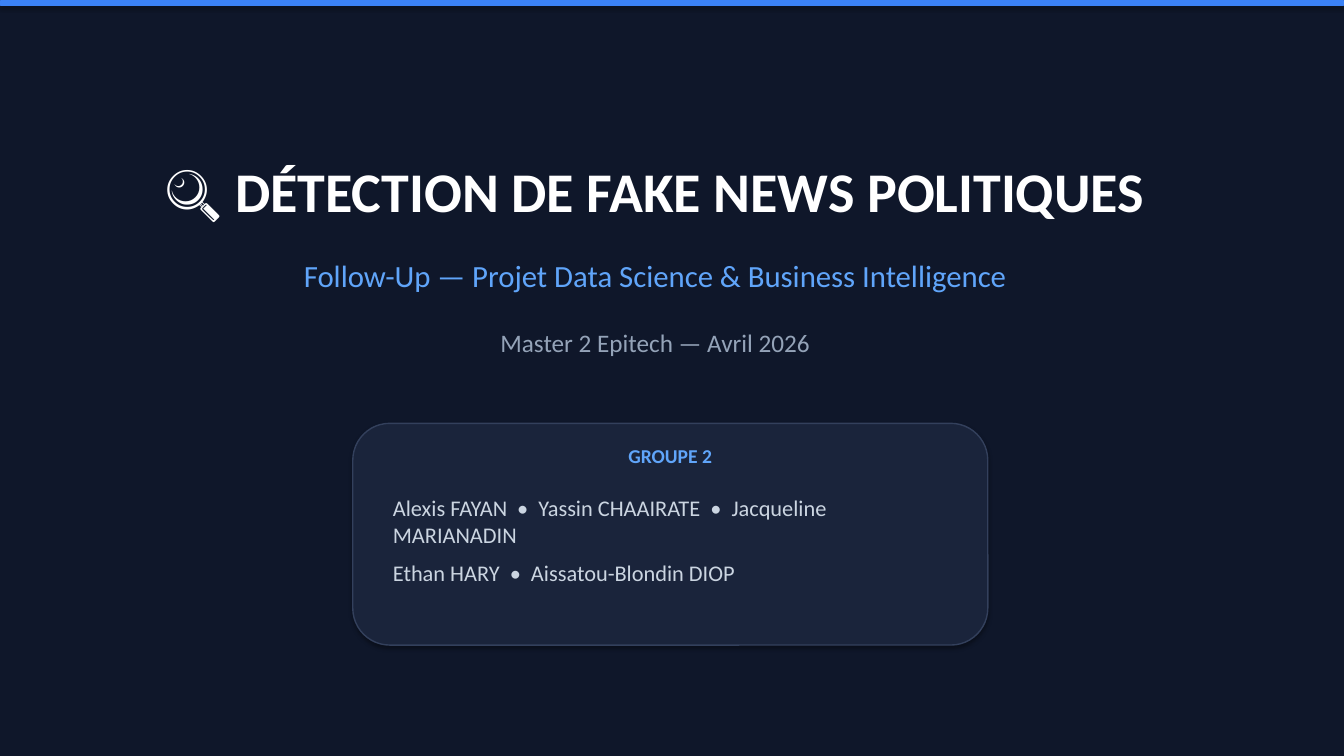
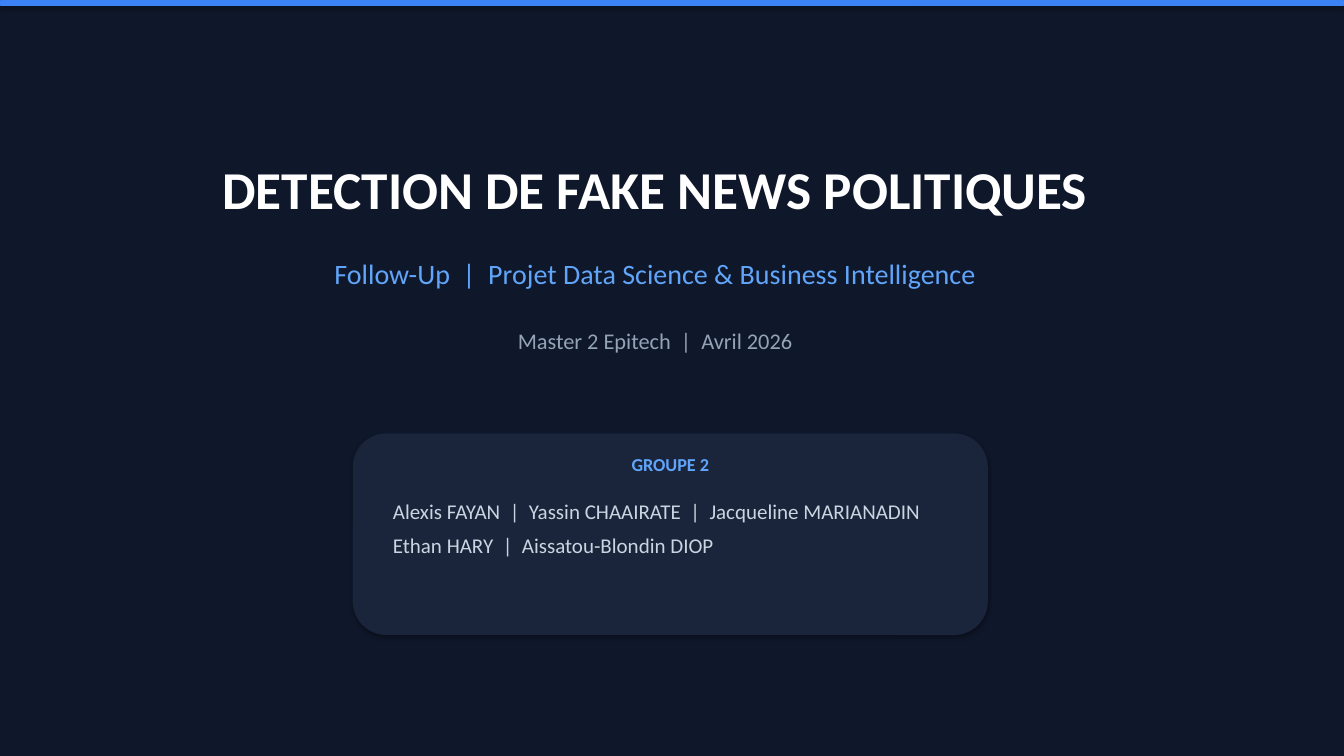
Before and after one commit to AlexisFayan/fake-news-detection, a slide deck: slide 1 of Follow-Up_Fake_News_Detection.pptx. Drawn at 1344x756 pixels with LibreOffice and Linux fonts; fonts in the diff are those of the drawing. Boxes give left, top, right and bottom in pixels: in the first picture for what was removed or moved away, otherwise in the second. Text is boxed around its words. In the diff, an @@ line names an element or a change of style, - is before the commit and + after.

```diff
--- a/Follow-Up_Fake_News_Detection.pptx
+++ b/Follow-Up_Fake_News_Detection.pptx
@@ text at [222,174,1087,216]: text changed; size 40 to 38 pt @@
-🔍 DÉTECTION DE FAKE NEWS POLITIQUES
+DETECTION DE FAKE NEWS POLITIQUES
@@ text at [334,264,975,289]: text changed; size 22 to 20 pt @@
-Follow-Up — Projet Data Science & Business Intelligence
+Follow-Up | Projet Data Science & Business Intelligence
@@ text at [518,333,792,353]: text changed; size 18 to 16 pt @@
-Master 2 Epitech — Avril 2026
+Master 2 Epitech | Avril 2026
@@ rounded rectangle: place and size @@
-rounded rectangle at [353,423,988,645]
+rounded rectangle at [353,434,988,635]
@@ rounded rectangle at [353,434,988,635]: outline #33405C 1 pt to none @@
@@ text "GROUPE 2": place and size @@
-text "GROUPE 2" at [628,450,712,463]
+text "GROUPE 2" at [632,459,709,471]
@@ text "GROUPE 2" at [632,459,709,471]: size 14 to 13 pt @@
@@ text at [393,504,919,553]: text changed; size 16 to 15 pt @@
-Alexis FAYAN • Yassin CHAAIRATE • Jacqueline MARIANADIN
-Ethan HARY • Aissatou-Blondin DIOP
+Alexis FAYAN | Yassin CHAAIRATE | Jacqueline MARIANADIN
+Ethan HARY | Aissatou-Blondin DIOP
```
Also in this commit, not shown: 5 other slides changed, 1 other file.
